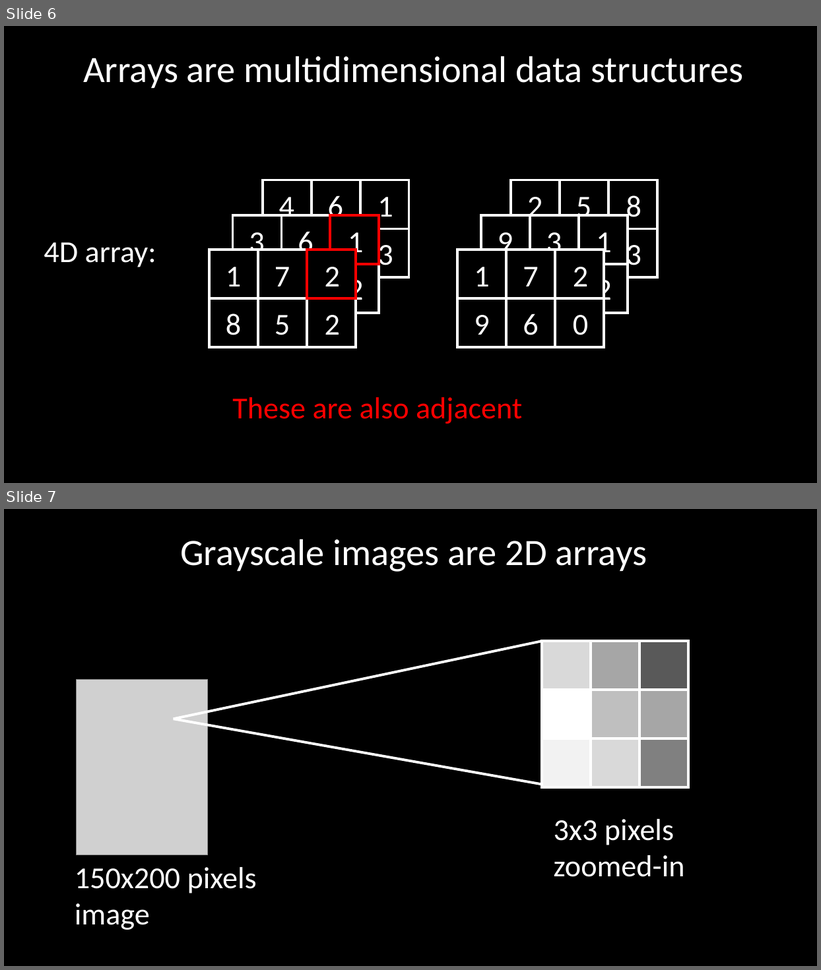
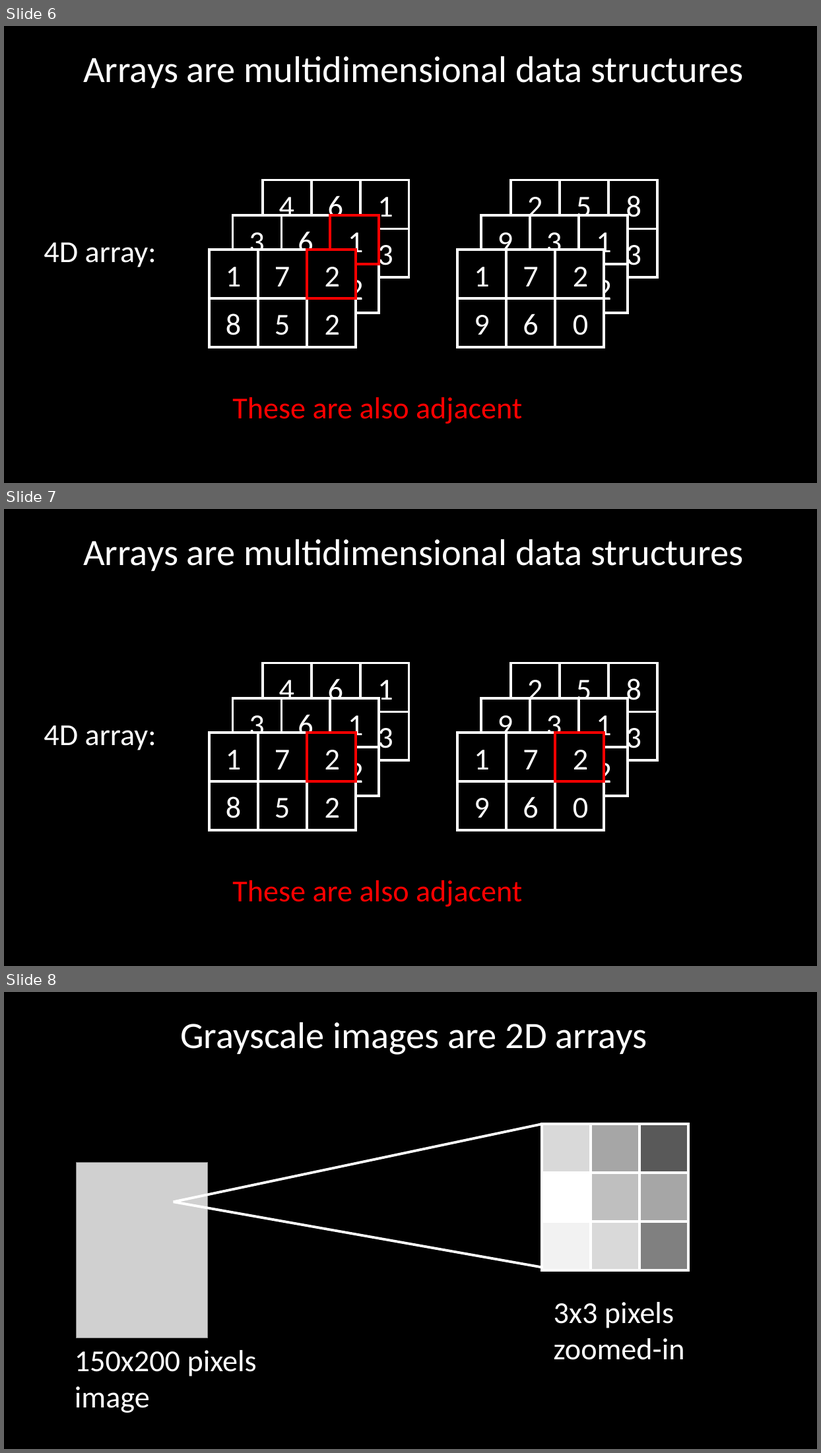
Before and after one commit to cxt106/PythonImagingBasic, a slide deck: ImPyClass.pptx. Shown one above the other, each under a label of ours: slides 6 and 7 before the commit, slides 6, 7 and 8 after it. The pictures are 821x970 and 821x1453 pixels, drawn with LibreOffice and Linux fonts; fonts in the diff are those of the drawing; grey boxes stand for pictures. Boxes give left, top, right and bottom in pixels: in the first picture for what was removed or moved away, otherwise in the second. Text is boxed around its words. In the diff, an @@ line names an element or a change of style, - is before the commit and + after.

Commit message:
more work on slides

```diff
--- a/ImPyClass.pptx
+++ b/ImPyClass.pptx
@@ slide 7 added at (4, 509, 817, 966), background #000000 @@
@@ title added at (83, 539, 743, 571), 44 pt, text #FFFFFF @@
+Arrays are multidimensional data structures
@@ text added at (44, 725, 156, 751), 36 pt, text #FFFFFF @@
+4D array:
@@ group added at (263, 663, 409, 761): 6 rectangles, 6 texts @@
+4
+6
+1
+8
+9
+3
@@ group added at (511, 663, 657, 761): 6 rectangles, 6 texts @@
+2
+5
+8
+8
+9
+3
@@ group added at (209, 733, 356, 830): 6 rectangles @@
@@ group added at (458, 733, 604, 830): 6 rectangles @@
@@ text added at (226, 750, 241, 770), 36 pt, text #FFFFFF @@
+1
@@ text added at (275, 750, 290, 770), 36 pt, text #FFFFFF @@
+7
@@ text added at (325, 750, 340, 770), 36 pt, text #FFFFFF @@
+2
@@ group added at (233, 698, 379, 796): 6 rectangles, 6 texts @@
+3
+6
+1
+8
+5
+2
@@ text added at (474, 750, 489, 770), 36 pt, text #FFFFFF @@
+1
@@ text added at (523, 750, 538, 770), 36 pt, text #FFFFFF @@
+7
@@ text added at (573, 750, 588, 770), 36 pt, text #FFFFFF @@
+2
@@ group added at (481, 698, 628, 796): 6 rectangles, 6 texts @@
+9
+3
+1
+8
+5
+2
@@ text added at (226, 797, 241, 819), 36 pt, text #FFFFFF @@
+8
@@ text added at (275, 798, 290, 819), 36 pt, text #FFFFFF @@
+5
@@ text added at (325, 798, 340, 818), 36 pt, text #FFFFFF @@
+2
@@ text added at (474, 798, 489, 818), 36 pt, text #FFFFFF @@
+9
@@ text added at (523, 797, 538, 819), 36 pt, text #FFFFFF @@
+6
@@ text added at (573, 798, 588, 819), 36 pt, text #FFFFFF @@
+0
@@ text added at (232, 881, 522, 907), 36 pt, text #FF0000 @@
+These are also adjacent
@@ what was slide 7 is now slide 8 @@
```
Also in this commit, not shown: 1 other slide added.
